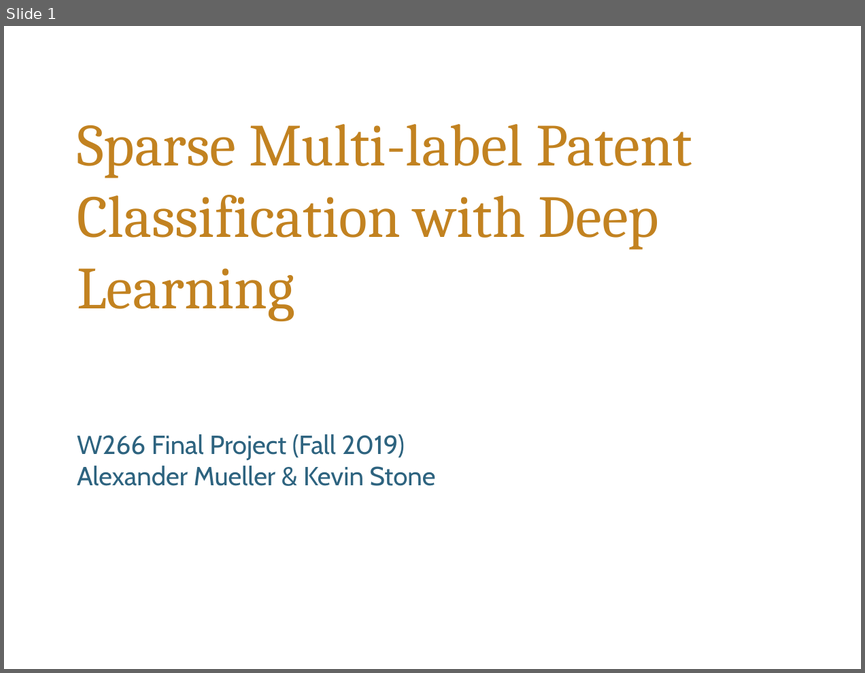
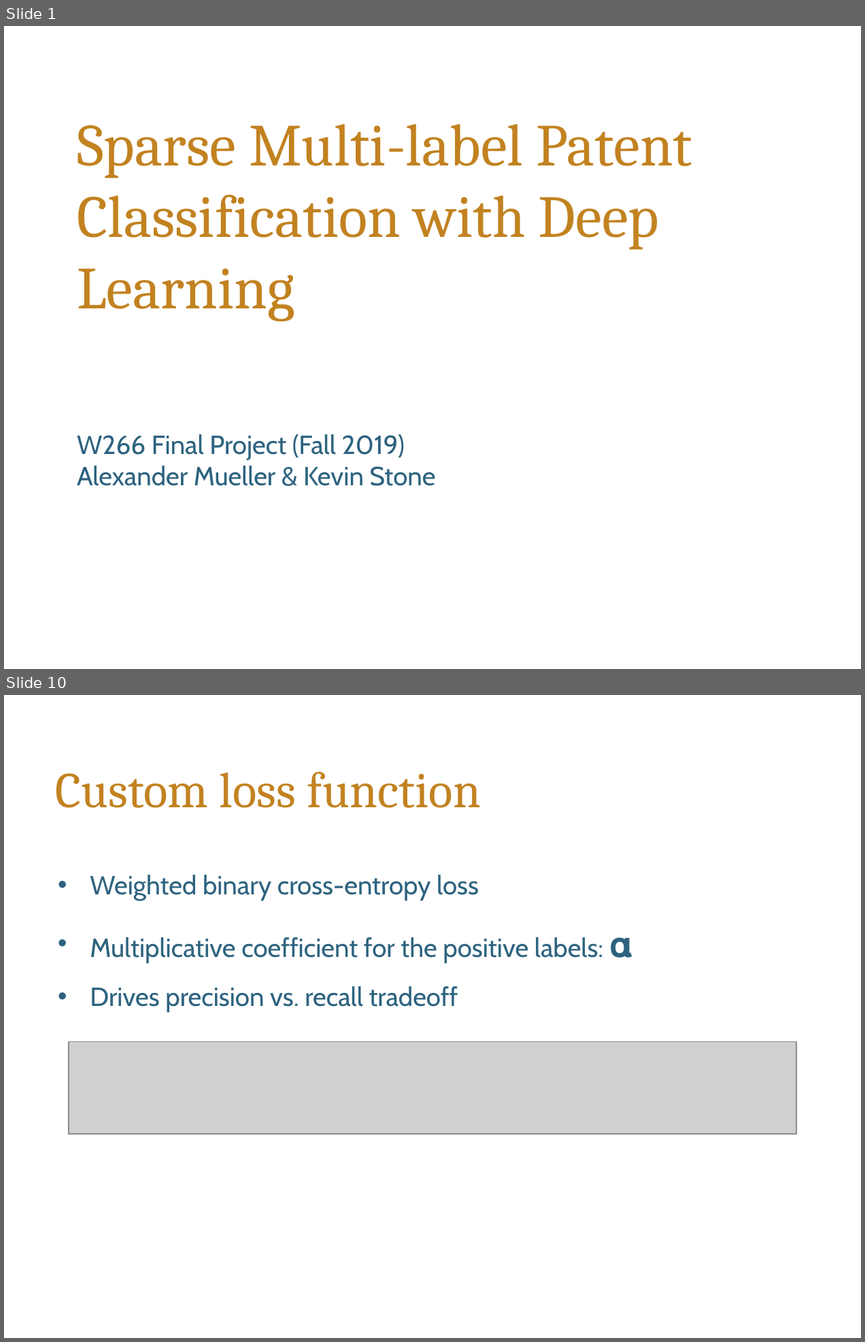
Before and after one commit to alekstoteles/NLP_final_project, a slide deck: W266_final_presentation_multilabel_patent_class_mueller_stone.pptx. Shown one above the other, each under a label of ours: slide 1 before the commit, slides 1 and 10 after it; the slides between them are not shown. The pictures are 865x673 and 865x1342 pixels, drawn with LibreOffice and Linux fonts; fonts in the diff are those of the drawing; grey boxes stand for pictures; background and template pictures are left out. Boxes give left, top, right and bottom in pixels: in the first picture for what was removed or moved away, otherwise in the second. Text is boxed around its words. In the diff, an @@ line names an element or a change of style, - is before the commit and + after.

```diff
--- a/W266_final_presentation_multilabel_patent_class_mueller_stone.pptx
+++ b/W266_final_presentation_multilabel_patent_class_mueller_stone.pptx
@@ slide 10 added at (4,695,861,1338), background #FFFFFF @@
@@ title added at (56,772,481,808), 42 pt, text #C28220 @@
+Custom loss function
@@ text added at (90,875,632,1012), 22 pt, text #2D637F @@
+• Weighted binary cross-entropy loss
+• Multiplicative coefficient for the positive labels: 𝛂
+• Drives precision vs. recall tradeoff
@@ picture added at (68,1042,796,1134) @@
```
Also in this commit, not shown: 13 other slides added, 1 slide removed.
